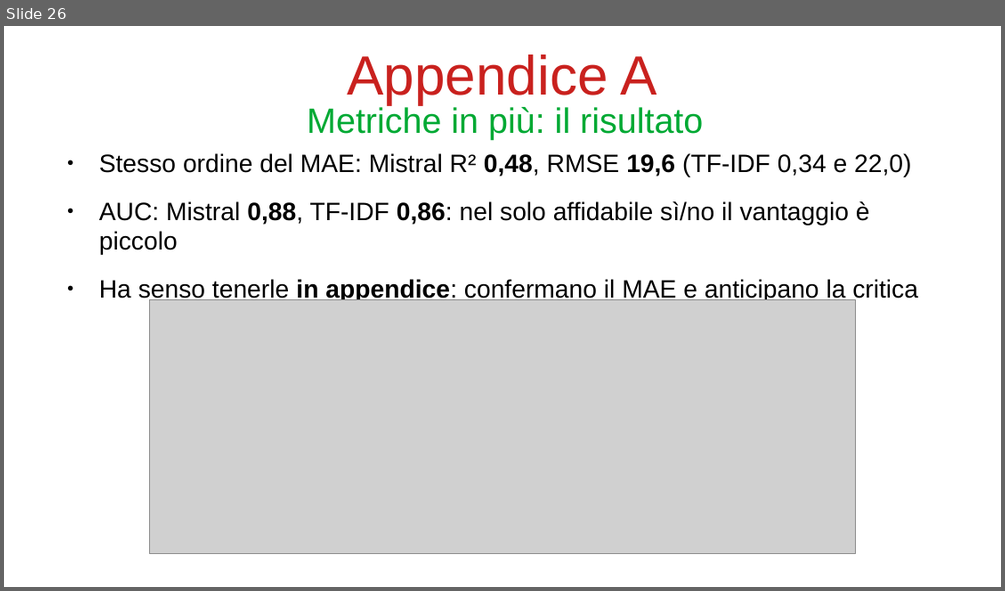
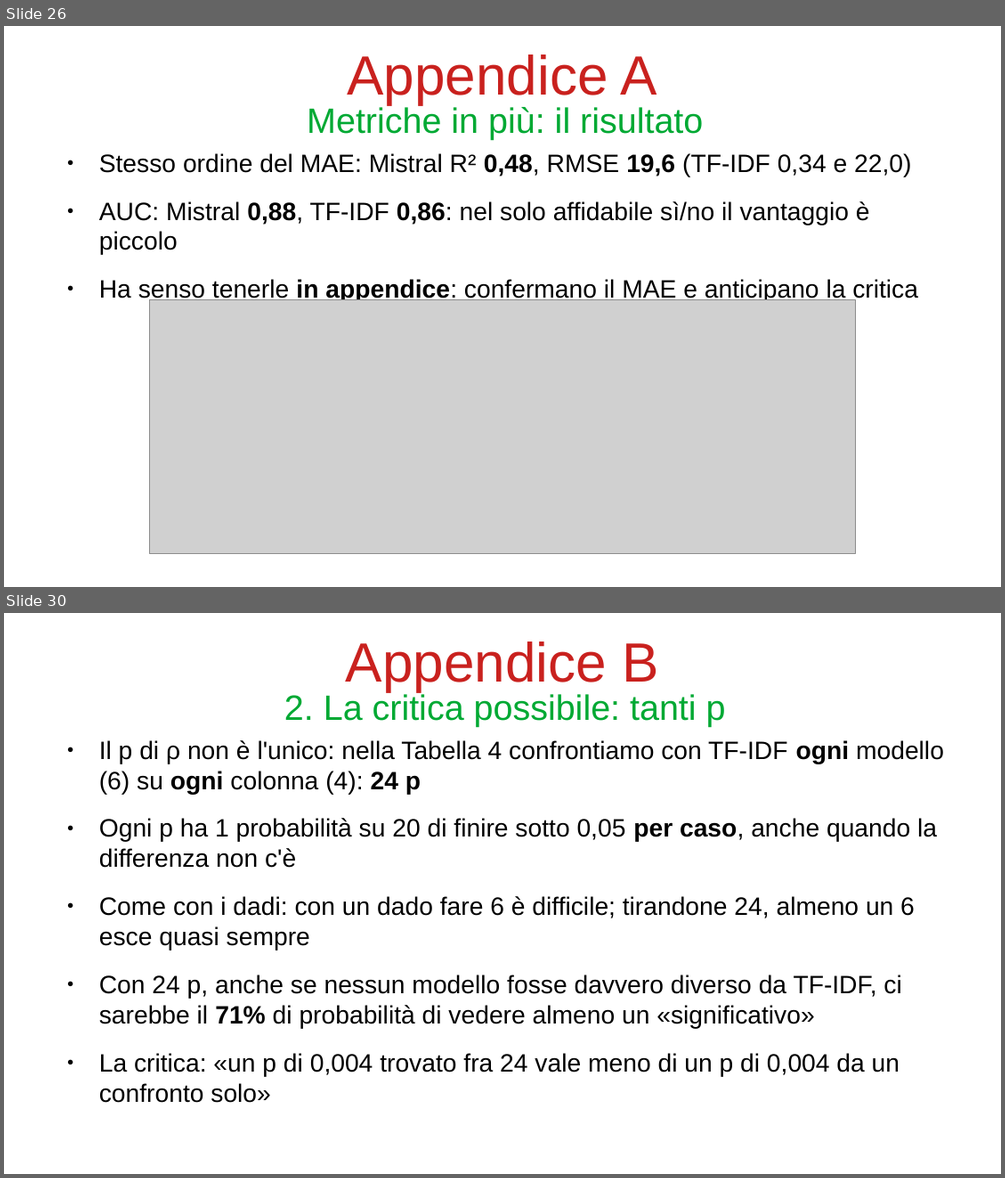
Before and after one commit to bianchi-john/PublisherClassification, a slide deck: Presentazioni/Paper rivista/PaperRivista.odp. Shown one above the other, each under a label of ours: slide 26 before the commit, slides 26 and 30 after it; the slides between them are not shown. The pictures are 1005x591 and 1005x1178 pixels, drawn with LibreOffice and Linux fonts; fonts in the diff are those of the drawing; grey boxes stand for pictures. Boxes give left, top, right and bottom in pixels: in the first picture for what was removed or moved away, otherwise in the second. Text is boxed around its words. In the diff, an @@ line names an element or a change of style, - is before the commit and + after.

```diff
--- a/Presentazioni/Paper rivista/PaperRivista.odp
+++ b/Presentazioni/Paper rivista/PaperRivista.odp
@@ slide 30 added at <box>4,613,1001,1174</box>, background #FFFFFF @@
@@ title added at <box>346,641,658,691</box>, 44 pt, text #C9211E @@
+Appendice B
@@ title added at <box>284,692,726,727</box>, 28 pt, text #00A933 @@
+2. La critica possibile: tanti p
@@ text added at <box>99,740,944,1103</box>, 20 pt, text #000000 @@
+● Il p di ρ non è l'unico: nella Tabella 4 confrontiamo con TF-IDF ogni modello (6) su ogni colonna (4): 24 p
+● Ogni p ha 1 probabilità su 20 di finire sotto 0,05 per caso, anche quando la differenza non c'è
+● Come con i dadi: con un dado fare 6 è difficile; tirandone 24, almeno un 6 esce quasi sempre
+● Con 24 p, anche se nessun modello fosse davvero diverso da TF-IDF, ci sarebbe il 71% di probabilità di vedere almeno un «significativo»
+● La critica: «un p di 0,004 trovato fra 24 vale meno di un p di 0,004 da un confronto solo»
```
Also in this commit, not shown: 5 slides changed, 12 other slides added, 2 slides removed, 25 other files.
